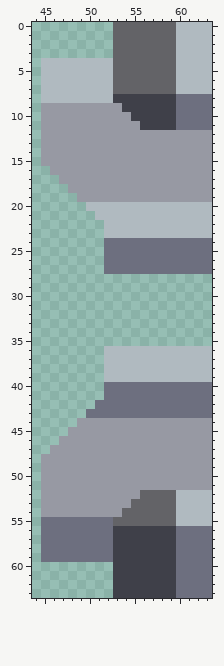
File history of a pixel-art sprite, assets/sprites-raw/blocks/drills/mechanical-bore-start-bore.png. The picture above is the old version.
The file is 64x64 pixels. Shown: x 44..63, y 0..63.
And afterwards:
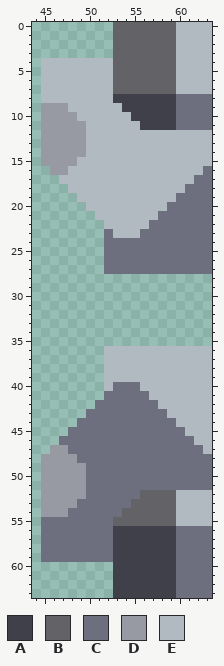
Palette (. is transparent): A #3f4049  B #636367  C #6d6f7f  D #9799a3  E #b0bac0
Diff:
The edit turns colour D into colour C in row 16 at x 63; in row 17 at x 62 to 63; in row 18 at x 61 to 63; in row 19 at x 60 to 63; in row 44 at x 49 to 59; in row 45 at x 48 to 60.
The edit turns colour D into colour C in row 46 at x 47 to 61; in row 47 at x 48 to 62; in row 48 at x 49 to 63; in rows 49 to 51 at x 50 to 63; in row 52 at x 50 to 55; in row 53 at x 49 to 54.
The edit turns colour D into colour C in row 54 at x 48 to 53.
The edit turns colour E into colour C in row 20 at x 59 to 63; in row 21 at x 58 to 63; in row 22 at x 57 to 63; in row 23 at x 52 and 56 to 63.
The edit turns colour C into colour E in row 40 at x 52 and 56 to 63; in row 41 at x 57 to 63; in row 42 at x 58 to 63; in row 43 at x 59 to 63.
The edit turns colour D into colour E in row 9 at x 48 to 53; in row 10 at x 49 to 54; in row 11 at x 50 to 55; in rows 12 to 14 at x 50 to 63; in row 15 at x 49 to 63; in row 16 at x 48 to 62.
The edit turns colour D into colour E in row 17 at x 47 to 61; in row 18 at x 48 to 60; in row 19 at x 49 to 59; in row 44 at x 60 to 63; in row 45 at x 61 to 63; in row 46 at x 62 to 63.
The edit turns colour D into colour E in row 47 at x 63.
Boxes around the changes in both pictures, in picture pixels (x1, y1, x2, y2):
changed: (59, 103, 212, 238)
changed: (59, 382, 212, 517)
